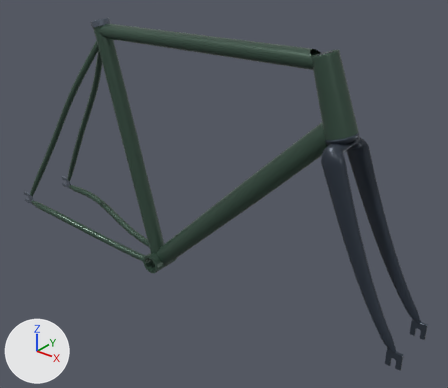
Two versions of the glTF model frontend/public/models/frames/skream-ranger-m.glb, one commit apart.
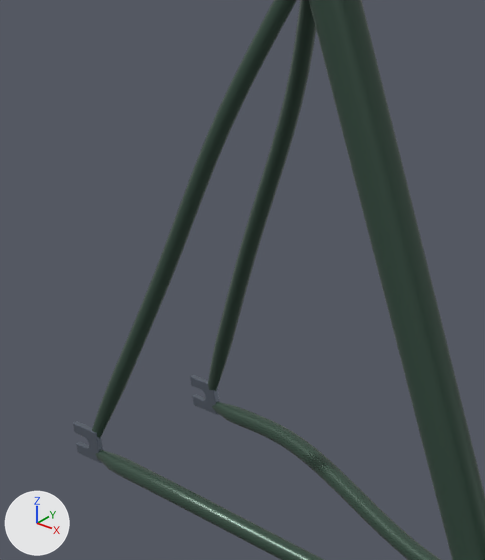
The first picture shows the older version from a camera (50 mm lens) standing at (0.913, -0.898, 0.787) and looking at (0.172, 0.029, 0.212). The close-ups show the older and then the newer version on the part from 0% to 35% of the width and 14% to 61% of the height of that picture. Only the edits that show in the close-ups are written down. The lights are fixed; the arrows at lower left show +X, +Y and +Z. Where no turn or scale is listed for an object, it has been applied to the vertices. Vertices at exactly the same position are counted once.

In view in the first close-up: 'paint_chainstay_-1', 'paint_chainstay_1', 'paint_seat', 'paint_seatstay_-1', 'paint_seatstay_1', 'rear_dropout_-1', 'rear_dropout_1'.
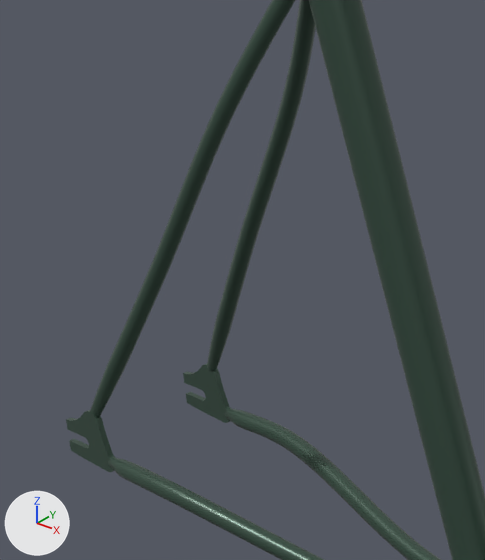
Where the newer file only moved an object's origin or applied its transform, the numbers keep the older frame.

The change in detail:
Material 'Material_6' (mat_material_6) changes colour from greyish blue #6c7583 to dark green #3c5447; in linear values from (0.15, 0.178, 0.227) to (0.0452, 0.0887, 0.063).
me_mesh_4 is used by ob_paint_seatstay__1; location (-0.4212, 0.0, 0.057).
me_mesh_4 had 136 vertices, 256 faces and spanned x 0.007..0.275, y -0.002..0.065, z 0.005..0.445.
me_mesh_4 now has 136 vertices, 256 faces and spans x 0.009..0.275, y -0.002..0.065, z 0.024..0.445.
me_mesh_4 part 1: the whole mesh is scaled about its middle by (0.992, 0.998, 0.957), then moved by (0.001, 0.0, 0.01).
me_mesh_7 is used by ob_paint_seatstay_1; location (-0.4212, 0.0, 0.057).
me_mesh_7 had 136 vertices, 256 faces and spanned x 0.007..0.275, y -0.065..0.002, z 0.005..0.445.
me_mesh_7 now has 136 vertices, 256 faces and spans x 0.009..0.275, y -0.065..0.002, z 0.024..0.445.
me_mesh_7 part 2: the whole mesh is scaled about its middle by (0.992, 0.998, 0.957), then moved by (0.001, 0.0, 0.01).
Mesh me_mesh_9_1 is new.
It has 80 vertices, 156 faces and spans x -0.024..0.0382, y -0.0025..0.0025, z -0.0191..0.0332.
It uses material mat_material_9 (dark green #3c5447).
Object 'rear_dropout_1' (ob_rear_dropout_1) now shows me_mesh_9_1 instead of me_mesh_6.

Pixel boxes [x1, y1, x2, y2] of what changed, in the close-ups (485 x 560 px):
'paint_seatstay_1', rescaled
    before: [92, 0, 297, 439]
    after: [90, 0, 295, 418]
'paint_seatstay_-1', rescaled
    before: [208, 0, 316, 391]
    after: [207, 0, 316, 372]
'rear_dropout_1', recoloured, reshaped (65% wider, 47% taller)
    before: [73, 421, 103, 463]
    after: [66, 410, 116, 472]
'rear_dropout_-1', recoloured (greyish blue to dark green)
    both: [190, 375, 219, 415]
